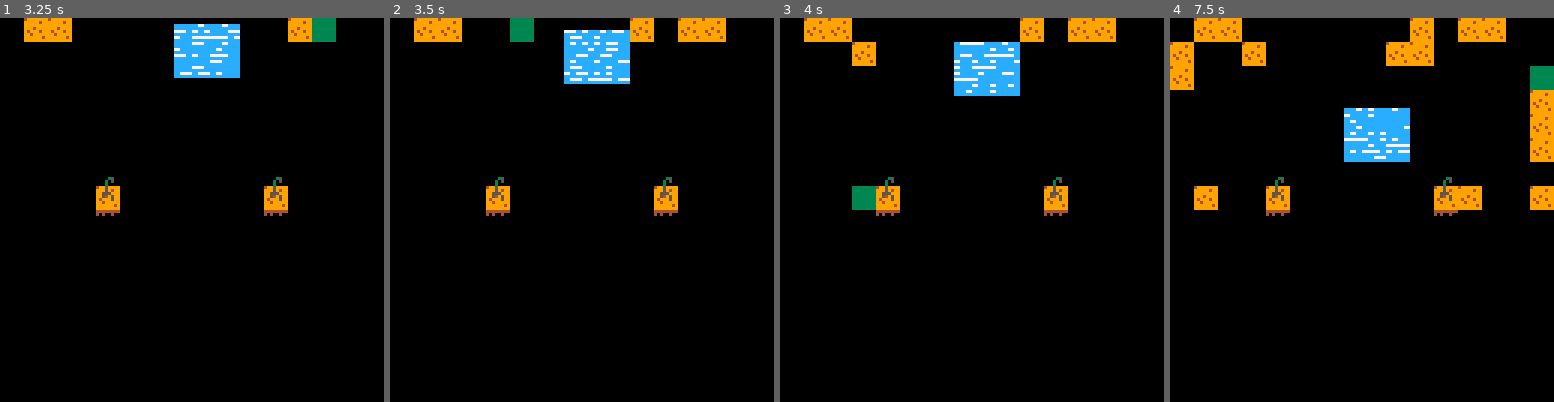
Above: before the commit, frames 1-4 (left to right).
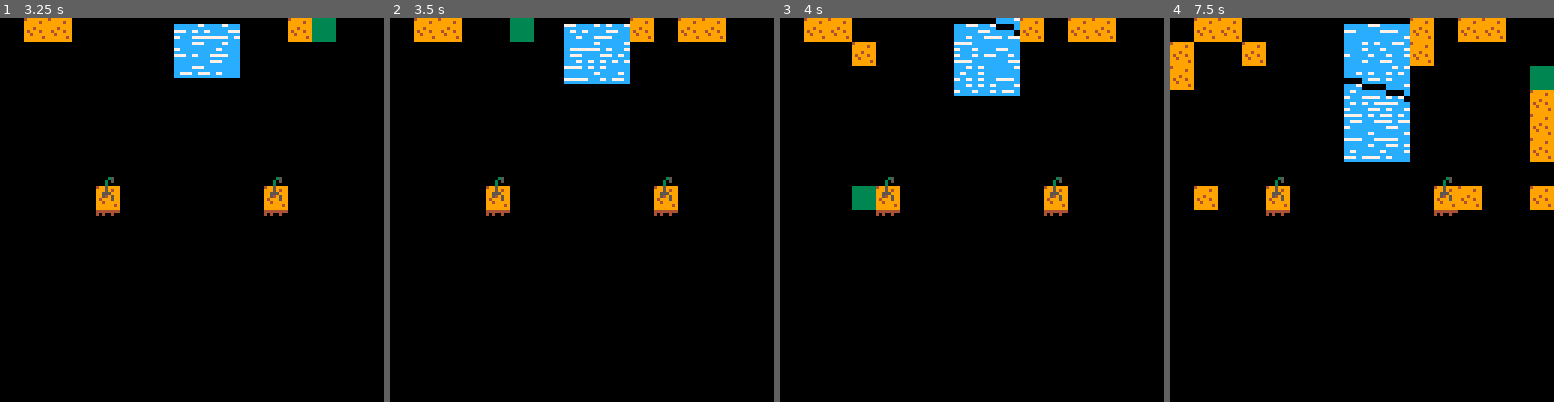
Above: after the commit, the same moments.

Repository: t-mw/herbarium
Game: PICO-8 cartridge ld38.p8
The game is run twice, just before and just after one commit, with the same random seed, the same clock (stepped at 60 frames per second) and the same inputs.
Inputs:
- Up to frame 1 (3.25 s): tap X (X key) at 0.33, 1.07, 1.85, 2.97 s; tap O (Z key) at 0.7, 1.7, 2.1, 2.5, 2.9 s; hold Right 1.6-2.1 s; hold Up 2.15-2.42 s; hold Right 2.47-3.03 s; hold Left from 3.08 s (still down)
- Up to frame 2 (3.5 s): keep holding Left; tap O (Z key) at 3.3 s
- Up to frame 3 (4 s): release Left at 3.58 s; hold Down 3.63-3.97 s; tap O (Z key) at 3.7 s
- Up to frame 4 (7.5 s): hold Right 4.02-4.68 s; tap X (X key) every 1.12 s from 4.08 to 7.43 s; tap O (Z key) every 0.4 s from 4.1 to 7.3 s; hold Up 4.73-5.03 s; hold Left 5.08-5.68 s; hold Down 5.73-6.03 s; hold Right 6.08-6.58 s; hold Right 6.63-7.13 s; hold Up 7.18-7.45 s

Frame 1 is identical in both runs. In frame 2, 0.8% of the frame differs, in the area x 45-63%, y 1-17%; in frame 3, 1.4%; in frame 4, 4.0%, in the area x 45-63%, y 1-37%.

Commit message:
Basic earth soaking

Diff:
--- a/ld38.p8
+++ b/ld38.p8
@@ -4,7 +4,10 @@
 
 local sprite = {
   empty=0,
-  dry_earth=1
+  earth1=1,
+  earth2=3,
+  earth3=4,
+  earth4=5
 }
 
 local sprite_flag = {
@@ -33,6 +36,7 @@
 }
 
 local state_cells = {}
+local state_cell_wetness = {}
 local state_cell_x = 1
 local state_cell_y = 1
 
@@ -83,6 +87,14 @@
 function cell_to_map_pos(map_id, x, y)
   local map_x, map_y = map_id_to_pos(map_id)
   return map_x + (x - 1), map_y + (y - 1)
+end
+
+function cell_to_voxel_pos(x, y)
+  return (x - 1) * voxels_per_cell + 1, (y - 1) * voxels_per_cell + 1
+end
+
+function voxel_to_cell_pos(x, y)
+  return flr((x - 1) / voxels_per_cell) + 1, flr((y - 1) / voxels_per_cell) + 1
 end
 
 function are_cell_voxels_empty(cell_x, cell_y)
@@ -102,9 +114,43 @@
   return true
 end
 
+function wetness_chance(wetness)
+  if wetness < 2 then
+    return 1
+  else
+    return 0.03
+  end
+end
+
+function wetness_to_sprite(wetness)
+  if wetness < 5 then
+    return sprite.earth2
+  elseif wetness < 10 then
+    return sprite.earth3
+  elseif wetness < 15 then
+    return sprite.earth4
+  end
+end
+
+function soak_cell_by_voxel(voxel_x, voxel_y)
+  local x, y = voxel_to_cell_pos(voxel_x, voxel_y)
+  local idx = from_2d_cell_idx(x, y)
+  local wetness = state_cell_wetness[idx] + 1
+
+  if rnd(1) < wetness_chance(wetness) then
+    state_cell_wetness[idx] = wetness
+
+    local map_x, map_y = cell_to_map_pos(state_target_map, x, y)
+    mset(map_x, map_y, wetness_to_sprite(wetness))
+
+    return true
+  end
+
+  return false
+end
+
 function set_cell_voxels(cell_x, cell_y, set_to)
-  local x1 = (cell_x - 1) * voxels_per_cell + 1
-  local y1 = (cell_y - 1) * voxels_per_cell + 1
+  local x1, y1 = cell_to_voxel_pos(cell_x, cell_y)
   local x2 = x1 + voxels_per_cell - 1
   local y2 = y1 + voxels_per_cell - 1
 
@@ -136,7 +182,9 @@
   for x=1,cell_dim_x do
     for y=1,cell_dim_y do
       local idx = from_2d_cell_idx(x, y)
+
       state_cells[idx] = cell_type.empty
+      state_cell_wetness[idx] = 0
 
       local map_x, map_y = cell_to_map_pos(map_id, x, y)
       local is_solid = fget(mget(map_x, map_y), sprite_flag.is_solid)
@@ -151,7 +199,7 @@
 function update_voxels()
   local process_limit = 432
 
-  if update_counter % 10 == 0 and update_counter < 100 then
+  if update_counter % 10 == 0 then
     for x=30,40 do
       local y = 1
       local idx = from_2d_voxel_idx(x, y)
@@ -186,6 +234,12 @@
 
           state_voxel_horz_vel[idx] = 0
           state_voxel_horz_vel[idx_below] = 0
+
+        elseif voxel_below == voxel_type.solid and
+        soak_cell_by_voxel(x, y + 1) then
+
+          state_voxels[idx] = voxel_type.empty
+          state_voxel_horz_vel[idx] = 0
 
         elseif x > 1 and
           voxel_left == voxel_type.empty and rand < 0.5 and
@@ -278,7 +332,7 @@
     are_cell_voxels_empty(state_cell_x, state_cell_y) and
   not fget(mget(map_x, map_y), sprite_flag.is_frozen) then
     set_cell_voxels(state_cell_x, state_cell_y, voxel_type.solid)
-    mset(map_x, map_y, sprite.dry_earth)
+    mset(map_x, map_y, sprite.earth1)
   end
 
   if btn(5) and not fget(mget(map_x, map_y), sprite_flag.is_frozen) then
